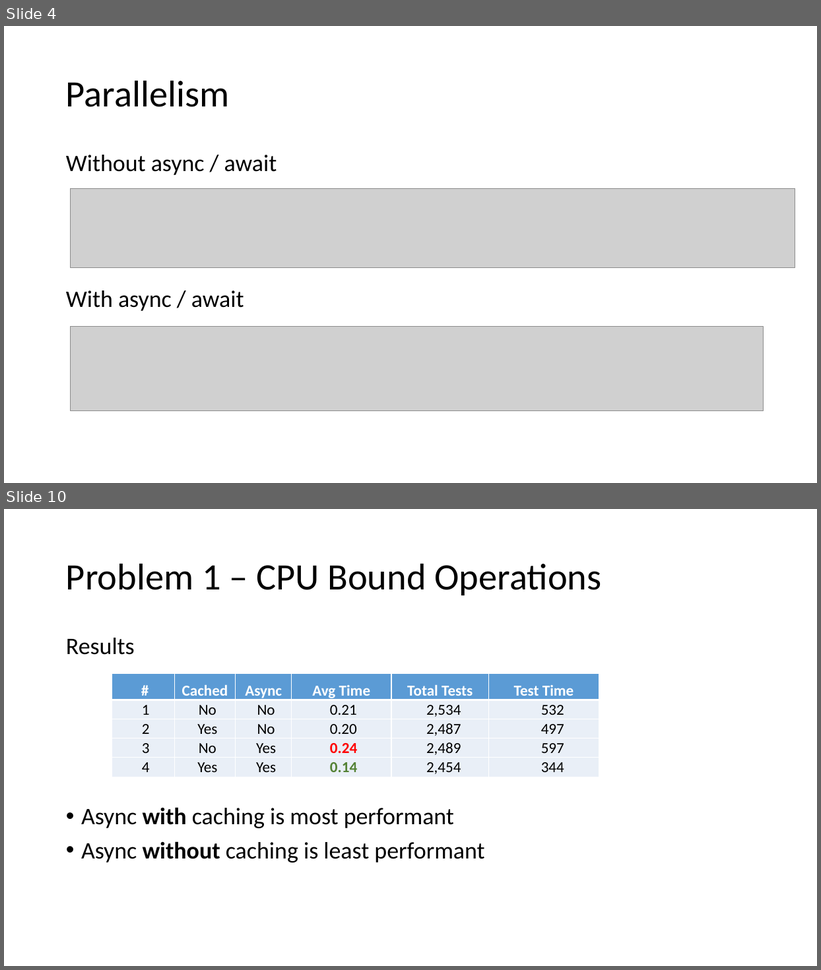
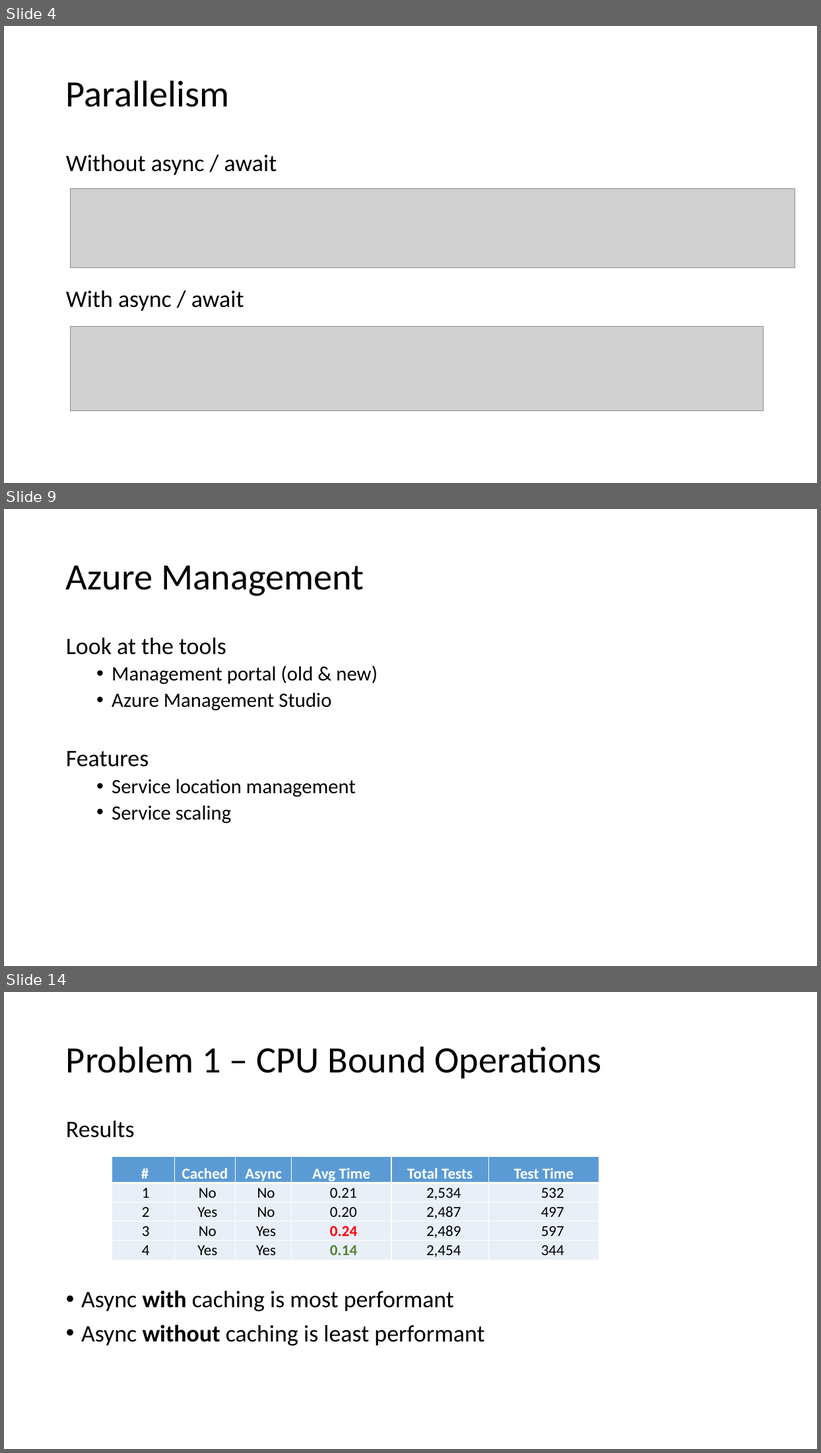
Before and after one commit to mark-doyle/dal-cs-sig, a slide deck: RealWorldScalability/Real World Scalability.pptx. Shown one above the other, each under a label of ours: slides 4 and 10 before the commit, slides 4, 9 and 14 after it; the slides between them are not shown. The pictures are 821x970 and 821x1453 pixels, drawn with LibreOffice and Linux fonts; fonts in the diff are those of the drawing; grey boxes stand for pictures. Boxes give left, top, right and bottom in pixels: in the first picture for what was removed or moved away, otherwise in the second. Text is boxed around its words. In the diff, an @@ line names an element or a change of style, - is before the commit and + after.

```diff
--- a/RealWorldScalability/Real World Scalability.pptx
+++ b/RealWorldScalability/Real World Scalability.pptx
@@ slide 9 added at <box>4,509,817,966</box>, background #FFFFFF @@
@@ title added at <box>66,565,364,596</box>, 44 pt, text #000000 @@
+Azure Management
@@ text added at <box>66,638,378,824</box>, 24 pt, text #000000 @@
+Look at the tools
+  • Management portal (old & new)
+  • Azure Management Studio
+Features
+  • Service location management
+  • Service scaling
@@ what was slide 10 is now slide 14 @@
```
Also in this commit, not shown: 8 slides changed, 11 other slides added.
